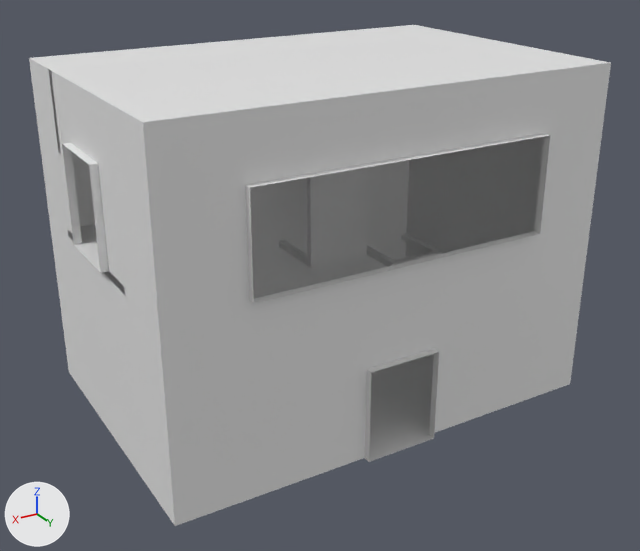
An edit to the Blender file Models/test_tileset/Level3.blend, drawn before and after from the same camera.
Rendered twice from a camera (50 mm lens) standing at (11.39, 19.19, 12.77) and looking at (0.22, 0.57, 3.46). Every picture has the same lights, and +X, +Y and +Z are marked at lower left. The picture after the commit comes second. Objects named as collision shapes, trigger or cutter boxes, shadow casters or lower levels of detail are left out.

In view in the first picture: 'Level3Geo', 'Level3Ref -convcol.014' and 7 more.
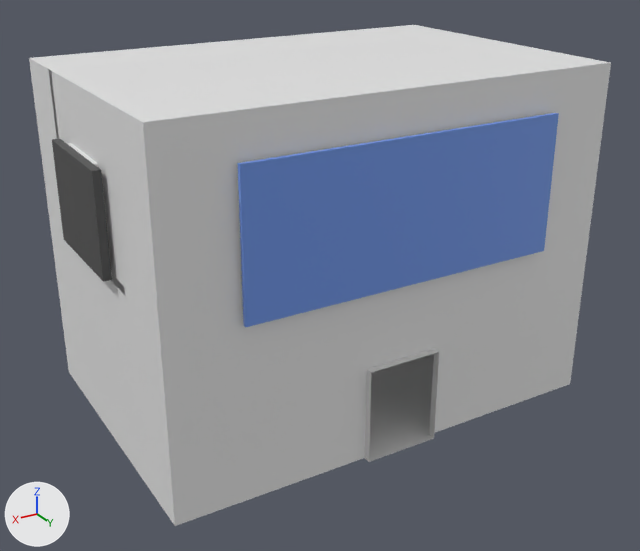
What differs and where, as boxes [x1, y1, x2, y2] in the pictures (640 x 551 px):
'TempGlass -convcol', added (blue): after [237, 113, 559, 327]
'TempDoor -convcol', added: after [52, 139, 112, 282]
'Level3Ref -convcol.014', unchanged, covered by the edit: before [307, 167, 368, 268]

The change, as a list of edits to the scene's bpy script:
```text
Add mat_glass:
    mat_glass = principled_material('Glass')
    mat_glass.base_color = (0.164, 0.315, 0.8)  # blue #7198e7
Add mat_tempdoor:
    mat_tempdoor = principled_material('TempDoor')
    mat_tempdoor.base_color = (0.072, 0.072, 0.072)  # dark grey #4c4c4c
Add me_cube_002:
    me_cube_002.from_pydata(...)  # a box spanning x -4.2..4.2, y -0.1..0.0, z -1.25..2.25
    me_cube_002.materials.append(mat_glass)  # blue #7198e7
Add me_cube_001:
    me_cube_001.from_pydata(...)  # a box spanning x -0.1..0.1, y -1.5..1.5, z -1.25..1.25
    me_cube_001.materials.append(mat_tempdoor)  # dark grey #4c4c4c
Add ob_tempglass__convcol:
    ob_tempglass__convcol = bpy.data.objects.new('TempGlass -convcol', me_cube_002)
    ob_tempglass__convcol.location = (0.0, 4.2, 5.75)
Add ob_tempdoor__convcol:
    ob_tempdoor__convcol = bpy.data.objects.new('TempDoor -convcol', me_cube_001)
    ob_tempdoor__convcol.location = (6.2, 0.0, 6.25)
```
